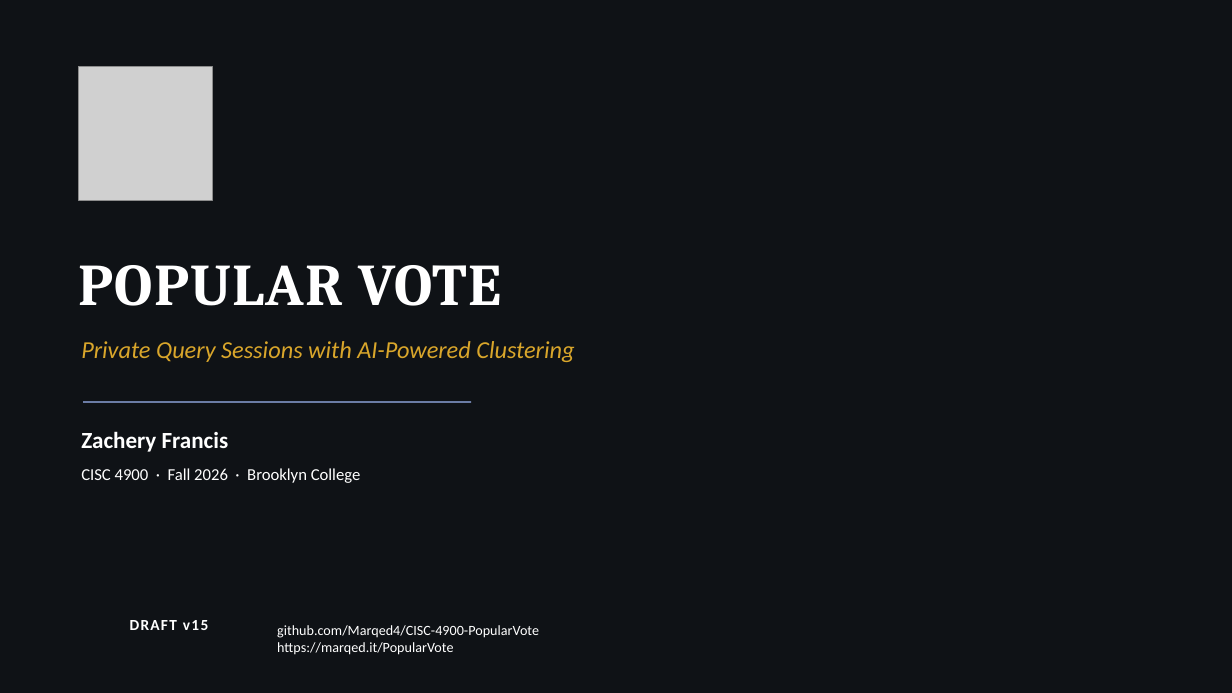
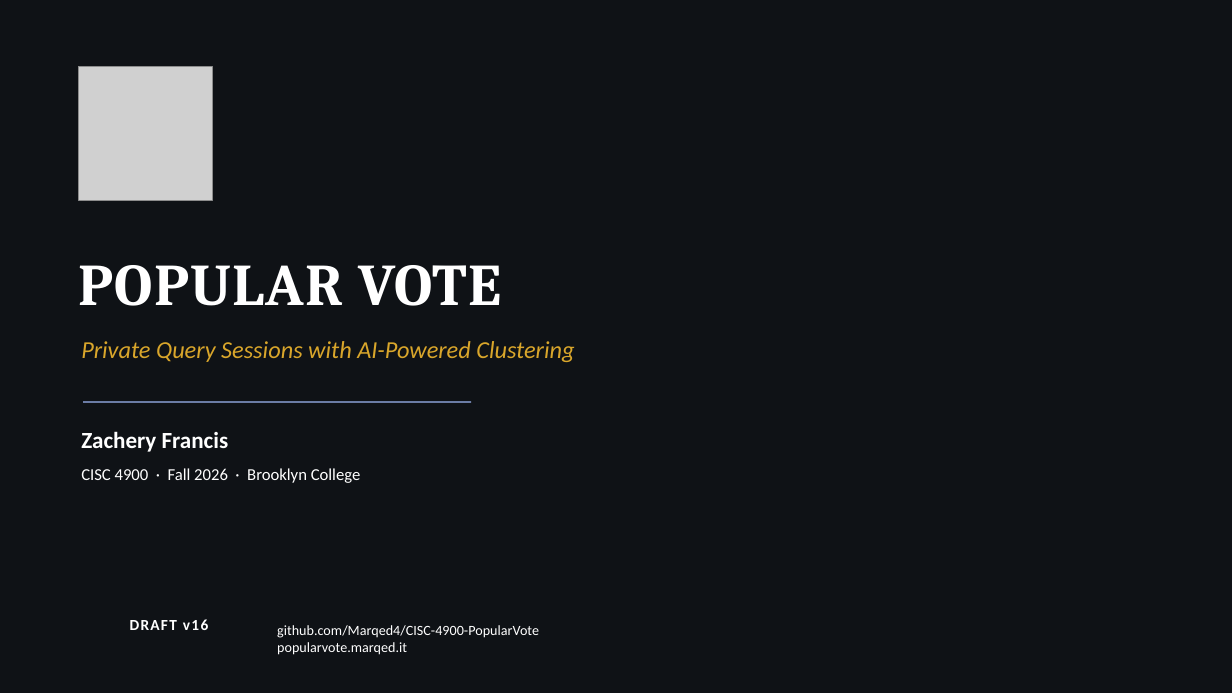
Before and after one commit to Marqed4/marqed4.github.io, a slide deck: slide 1 of public/documents/popularvote-sixteenth-draft-dark.pptx. Drawn at 1232x693 pixels with LibreOffice and Linux fonts; fonts in the diff are those of the drawing; grey boxes stand for pictures. Boxes give left, top, right and bottom in pixels: in the first picture for what was removed or moved away, otherwise in the second. Text is boxed around its words. In the diff, an @@ line names an element or a change of style, - is before the commit and + after.

```diff
--- a/public/documents/popularvote-sixteenth-draft-dark.pptx
+++ b/public/documents/popularvote-sixteenth-draft-dark.pptx
@@ text at (130,619,208,630): text changed @@
-DRAFT v15
+DRAFT v16
@@ text at (277,642,407,655): text changed @@
-https://marqed.it/PopularVote
+popularvote.marqed.it
```
Also in this commit, not shown: 17 other slides changed.
